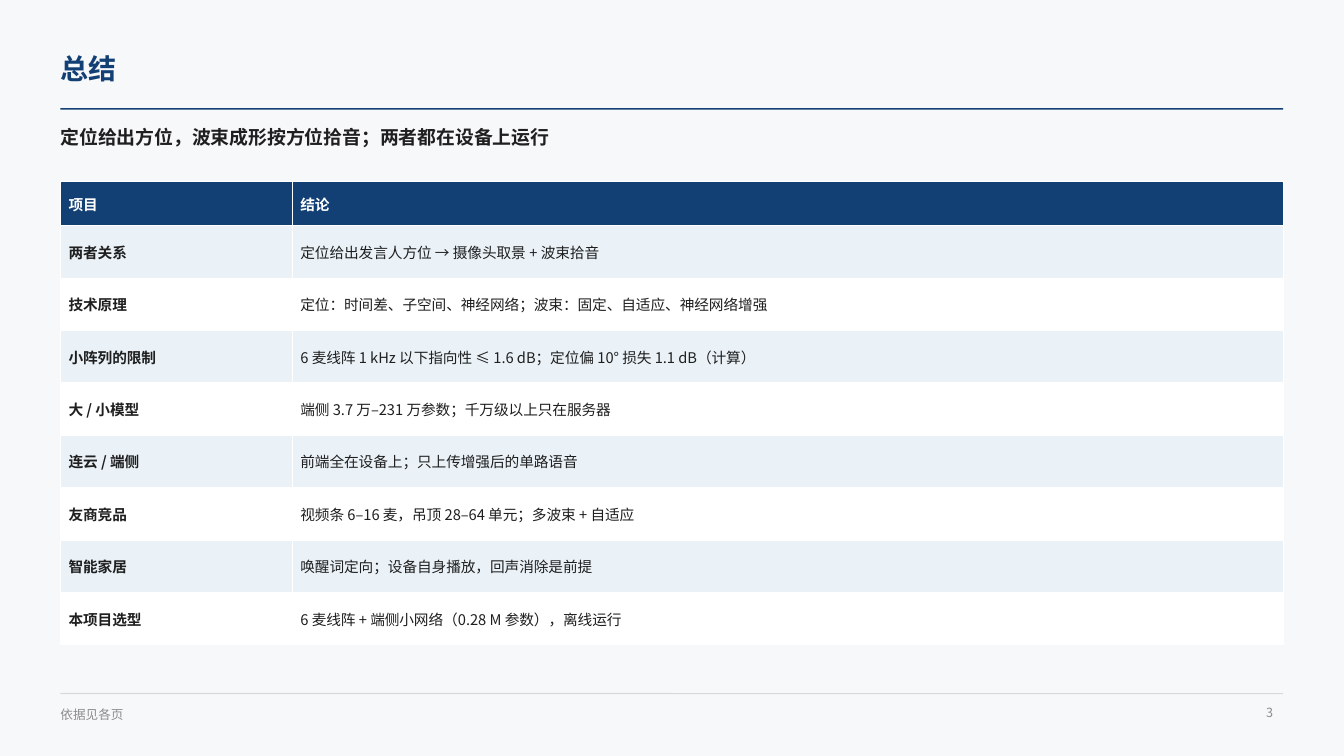
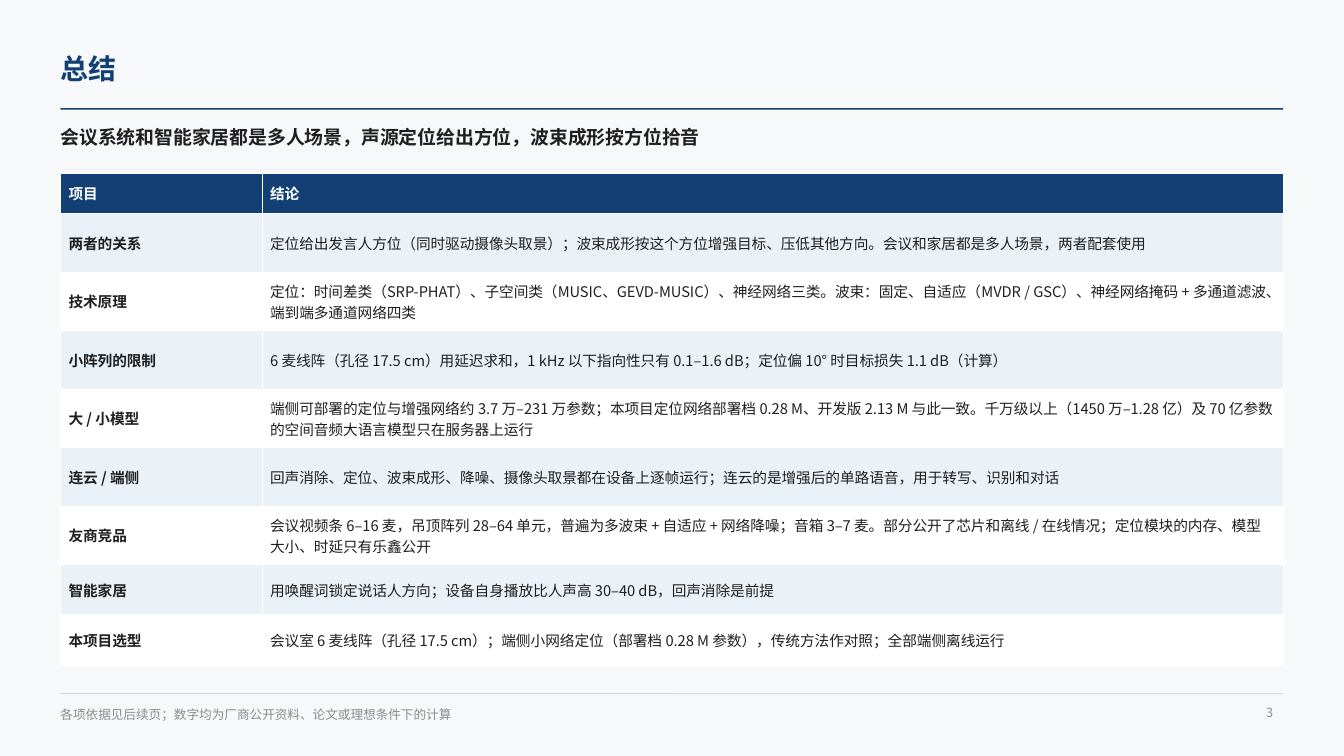
Before and after one commit to ZeroFoxxi/ssl-scene1, a slide deck: slide 3 of 01_场景一_摄像头声源定位/技术总结/声源定位与波束成形技术总结.pptx. Drawn at 1344x756 pixels with LibreOffice and Linux fonts; fonts in the diff are those of the drawing. Boxes give left, top, right and bottom in pixels: in the first picture for what was removed or moved away, otherwise in the second. Text is boxed around its words. In the diff, an @@ line names an element or a change of style, - is before the commit and + after.

```diff
--- a/01_场景一_摄像头声源定位/技术总结/声源定位与波束成形技术总结.pptx
+++ b/01_场景一_摄像头声源定位/技术总结/声源定位与波束成形技术总结.pptx
@@ text at (60,128,699,147): text changed @@
-定位给出方位，波束成形按方位拾音；两者都在设备上运行
+会议系统和智能家居都是多人场景，声源定位给出方位，波束成形按方位拾音
@@ table at (60,173,1284,652) @@
-row 2, column 1: 两者关系
+row 2, column 1: 两者的关系
-row 2, column 2: 定位给出发言人方位 → 摄像头取景 + 波束拾音
+row 2, column 2: 定位给出发言人方位（同时驱动摄像头取景）；波束成形按这个方位增强目标、压低其他方向。会议和家居都是多人场景，两者配套使用
-row 3, column 2: 定位：时间差、子空间、神经网络；波束：固定、自适应、神经网络增强
+row 3, column 2: 定位：时间差类（SRP-PHAT）、子空间类（MUSIC、GEVD-MUSIC）、神经网络三类。波束：固定、自适应（MVDR / GSC）、神经网络掩码 + 多通道滤波、端到端多通道网络四类
-row 4, column 2: 6 麦线阵 1 kHz 以下指向性 ≤ 1.6 dB；定位偏 10° 损失 1.1 dB（计算）
+row 4, column 2: 6 麦线阵（孔径 17.5 cm）用延迟求和，1 kHz 以下指向性只有 0.1–1.6 dB；定位偏 10° 时目标损失 1.1 dB（计算）
-row 5, column 2: 端侧 3.7 万–231 万参数；千万级以上只在服务器
+row 5, column 2: 端侧可部署的定位与增强网络约 3.7 万–231 万参数；本项目定位网络部署档 0.28 M、开发版 2.13 M 与此一致。千万级以上（1450 万–1.28 亿）及 70 亿参数的空间音频大语言模型只在服务器上运行
-row 6, column 2: 前端全在设备上；只上传增强后的单路语音
+row 6, column 2: 回声消除、定位、波束成形、降噪、摄像头取景都在设备上逐帧运行；连云的是增强后的单路语音，用于转写、识别和对话
-row 7, column 2: 视频条 6–16 麦，吊顶 28–64 单元；多波束 + 自适应
+row 7, column 2: 会议视频条 6–16 麦，吊顶阵列 28–64 单元，普遍为多波束 + 自适应 + 网络降噪；音箱 3–7 麦。部分公开了芯片和离线 / 在线情况；定位模块的内存、模型大小、时延只有乐鑫公开
-row 8, column 2: 唤醒词定向；设备自身播放，回声消除是前提
+row 8, column 2: 用唤醒词锁定说话人方向；设备自身播放比人声高 30–40 dB，回声消除是前提
-row 9, column 2: 6 麦线阵 + 端侧小网络（0.28 M 参数），离线运行
+row 9, column 2: 会议室 6 麦线阵（孔径 17.5 cm）；端侧小网络定位（部署档 0.28 M 参数），传统方法作对照；全部端侧离线运行
@@ table: place and size @@
-table at (60,181,1284,631)
+table at (60,173,1284,652)
@@ text at (60,708,451,721): text changed @@
-依据见各页
+各项依据见后续页；数字均为厂商公开资料、论文或理想条件下的计算
```
Also in this commit, not shown: 11 other slides changed, 2 other files.
